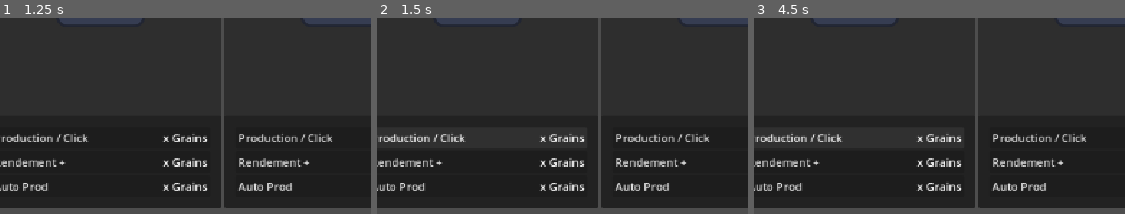
Above: before the commit, frames 1-3 (left to right).
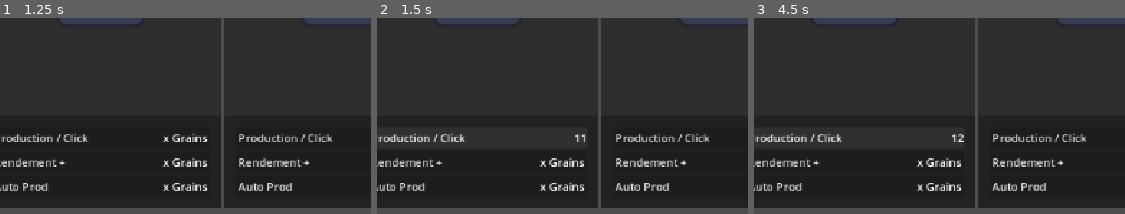
Above: after the commit, the same moments.

Repository: french-coral/just-more-coffee
Game: Godot game, scene res://main.tscn
The game is run twice, just before and just after one commit, with the same random seed, the same clock (stepped at 60 frames per second) and the same inputs. The engine's default icon, where the game draws it, is replaced by a stand-in: a white triangle on a blue panel in a dark square.
Inputs (mouse positions are % of the whole screen's width and height, from its top left):
- Up to frame 1 (1.25 s): click (17, 46) at 0.52 s
- Up to frame 2 (1.5 s): click "Production / Click" at 1.25 s
- Up to frame 3 (4.5 s): click "Rendement +" at 2 s; click "Auto Prod" at 2.75 s; click (17, 46) at 3.52 s; click "Production / Click" at 4.25 s
The pictures show only the part of the screen within x 4-54%, y 50-100%; the shares and areas given below are measured in that part.

Frame 1 is identical in both runs. In frame 2, 0.3% of the frame differs, in the area x 43-57%, y 59-64%; in frame 3, 0.3%.
Error before the commit: Invalid access to property or key 'assigned_currency' on a base object of type 'PanelContainer (currency_display.gd)'. (res://Scripts/upgrade_scroller.gd:30)
Error after the commit: Invalid access to property or key 'assigned_currency' on a base object of type 'Nil'. (res://main_click_area.gd:4)

Commit message:
main click bas logic

Diff:
--- /dev/null
+++ b/main_click_area.gd
@@ -0,0 +1,21 @@
+extends Control
+
+@onready var production_tile = $"../.."
+var CURRENCY_TYPE = production_tile.assigned_currency
+
+
+func _ready() -> void:
+	pass
+
+func _process(delta: float) -> void:
+	pass
+
+
+func _on_texture_button_button_up() -> void:
+	match CURRENCY_TYPE :
+		ProductionTile.CURRENCY.BEANS :
+			pass
+		ProductionTile.CURRENCY.CAPSULES :
+			pass
+		ProductionTile.CURRENCY.COFFEE :
+			pass
--- a/main_click_area.tscn
+++ b/main_click_area.tscn
@@ -1,6 +1,7 @@
 [gd_scene format=3 uid="uid://r26nefjehtho"]
 
 [ext_resource type="Texture2D" uid="uid://dso67qv7oi00c" path="res://icon.svg" id="1_lbma2"]
+[ext_resource type="Script" uid="uid://c8ina1iuu1n2i" path="res://main_click_area.gd" id="1_sbf8o"]
 
 [node name="MainClick" type="Control" unique_id=199394689]
 layout_mode = 3
@@ -11,6 +12,7 @@
 grow_vertical = 2
 size_flags_horizontal = 3
 size_flags_vertical = 3
+script = ExtResource("1_sbf8o")
 
 [node name="TextureButton" type="TextureButton" parent="." unique_id=854797703]
 layout_mode = 1
@@ -21,3 +23,5 @@
 grow_vertical = 2
 texture_normal = ExtResource("1_lbma2")
 stretch_mode = 4
+
+[connection signal="button_up" from="TextureButton" to="." method="_on_texture_button_button_up"]
--- a/production_tile.tscn
+++ b/production_tile.tscn
@@ -1,14 +1,14 @@
 [gd_scene format=3 uid="uid://qgnxygggl2yk"]
 
+[ext_resource type="Script" uid="uid://cbv2x44cxfth0" path="res://Scripts/production_tile.gd" id="1_gta4h"]
 [ext_resource type="PackedScene" uid="uid://dvlyb2d4iqadr" path="res://upgrade_scroller.tscn" id="1_uelje"]
-[ext_resource type="Script" uid="uid://c414uxhinpr7x" path="res://Scripts/currency_display.gd" id="1_uxogw"]
 [ext_resource type="PackedScene" uid="uid://uaxqqqg6f4om" path="res://currency_display.tscn" id="2_70l7s"]
 [ext_resource type="PackedScene" uid="uid://r26nefjehtho" path="res://main_click_area.tscn" id="2_rycj3"]
 
 [node name="ProductionTile" type="PanelContainer" unique_id=1354468006]
 offset_right = 488.0
 offset_bottom = 608.0
-script = ExtResource("1_uxogw")
+script = ExtResource("1_gta4h")
 
 [node name="MarginContainer" type="MarginContainer" parent="." unique_id=577893473]
 layout_mode = 2
Not shown, added: main_click_area.gd.uid
